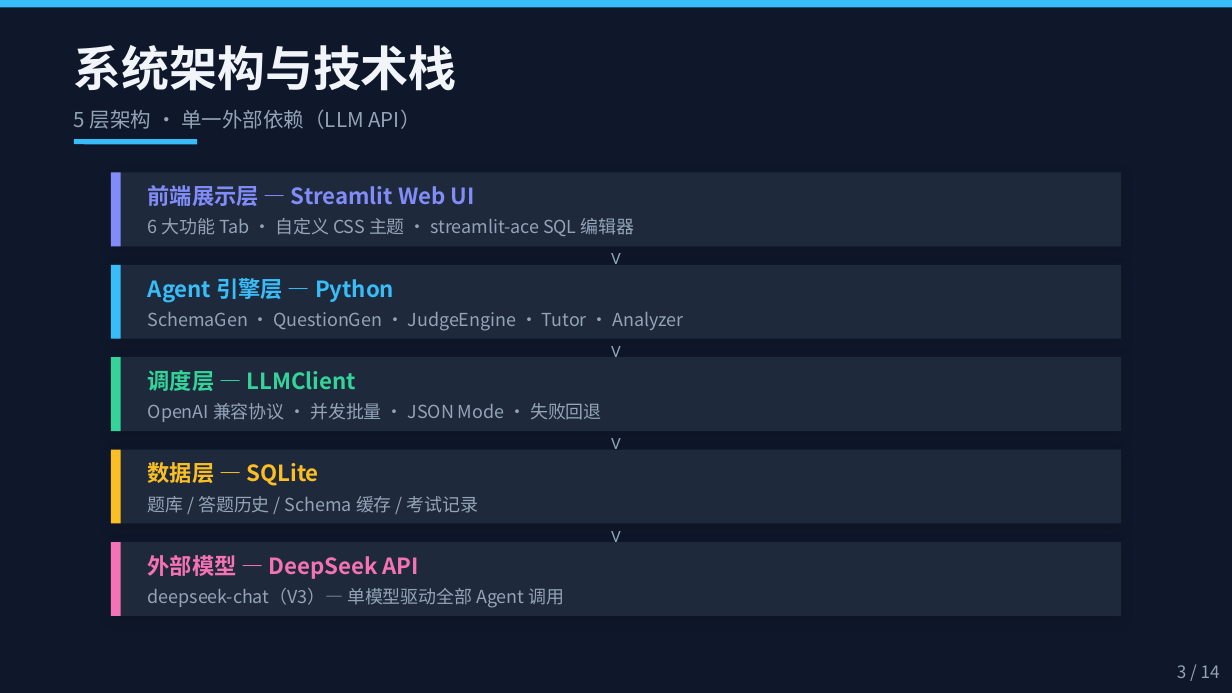
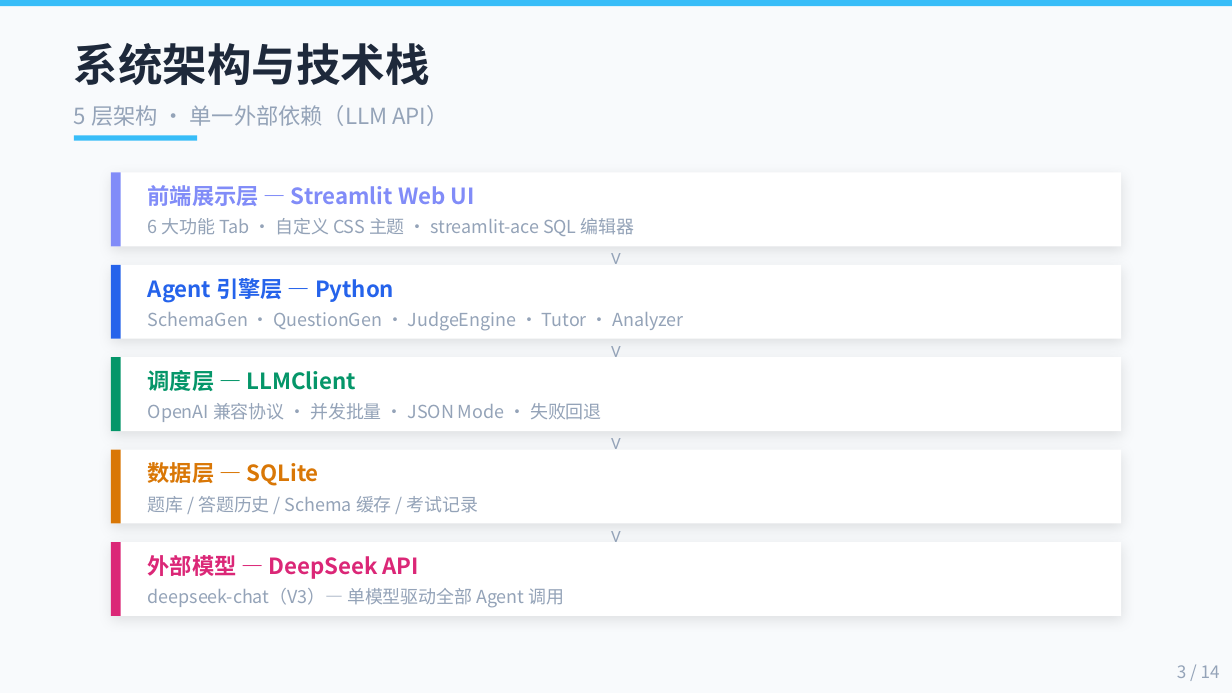
Before and after one commit to luoxin20060823/sqlcoach, a slide deck: slide 3 of SQL随身教练-汇报.pptx. Drawn at 1232x693 pixels with LibreOffice and Linux fonts; fonts in the diff are those of the drawing. Boxes give left, top, right and bottom in pixels: in the first picture for what was removed or moved away, otherwise in the second. Text is boxed around its words. In the diff, an @@ line names an element or a change of style, - is before the commit and + after.

Commit message:
docs(ppt): unify all slides to light background

```diff
--- a/SQL随身教练-汇报.pptx
+++ b/SQL随身教练-汇报.pptx
@@ background #0F172A to #F8FAFC @@
@@ text "系统架构与技术栈" at (x1=74, y1=43, x2=430, y2=85): size 28 to 26 pt, text colour #F1F5F9 to #1E293B @@
@@ text "5 层架构 · 单一外部依赖（LLM API）" at (x1=74, y1=105, x2=448, y2=126): size 12 to 13 pt @@
@@ line moved from (74, 142) - (197, 142) to (74, 138) - (197, 138) @@
@@ rectangle at (x1=111, y1=265, x2=121, y2=339): fill #38BDF8 to #2563EB @@
@@ text "Agent 引擎层 — Python" at (x1=148, y1=278, x2=394, y2=302): text colour #38BDF8 to #2563EB @@
@@ rectangle at (x1=111, y1=357, x2=121, y2=431): fill #34D399 to #059669 @@
@@ text "调度层 — LLMClient" at (x1=148, y1=370, x2=356, y2=391): text colour #34D399 to #059669 @@
@@ rectangle at (x1=111, y1=450, x2=121, y2=524): fill #FBBF24 to #D97706 @@
@@ text "数据层 — SQLite" at (x1=148, y1=459, x2=319, y2=487): text colour #FBBF24 to #D97706 @@
@@ fill #1E293B to #FFFFFF in 5 elements at (x1=111, y1=172, x2=1121, y2=246), (x1=111, y1=265, x2=1121, y2=339), (x1=111, y1=357, x2=1121, y2=431), (x1=111, y1=450, x2=1121, y2=524), (x1=111, y1=542, x2=1121, y2=616) @@
@@ rectangle at (x1=111, y1=542, x2=121, y2=616): fill #F472B6 to #DB2777 @@
@@ text "外部模型 — DeepSeek API" at (x1=148, y1=555, x2=419, y2=579): text colour #F472B6 to #DB2777 @@
```
Also in this commit, not shown: 2 other slides changed, 1 other file.
